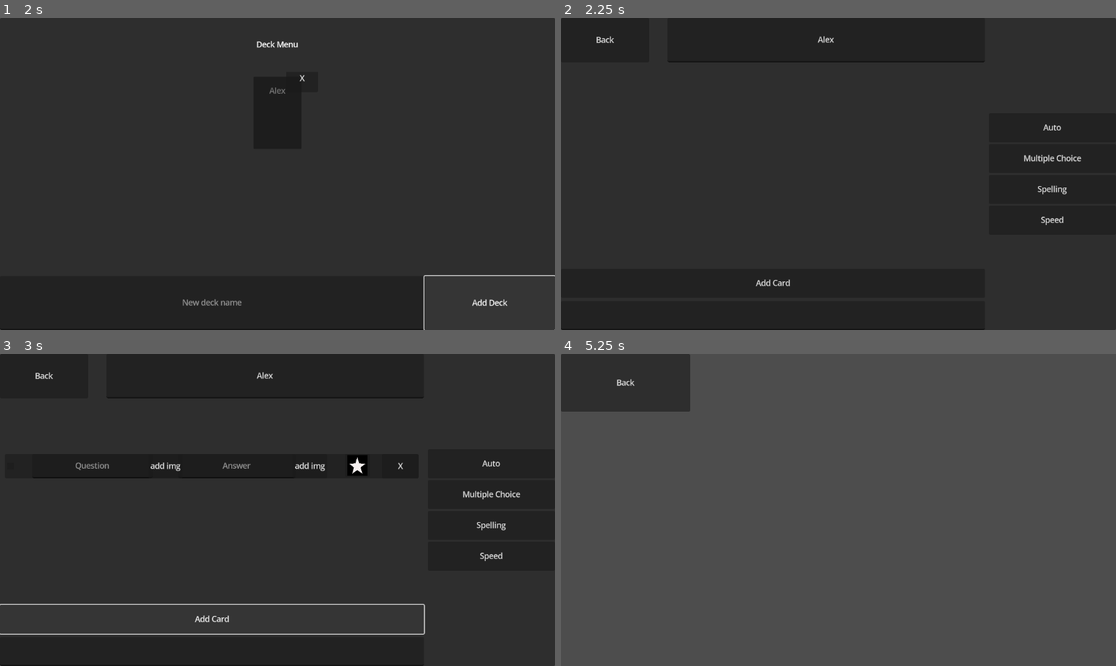
Above: before the commit, frames 1-4 (two rows, left to right).
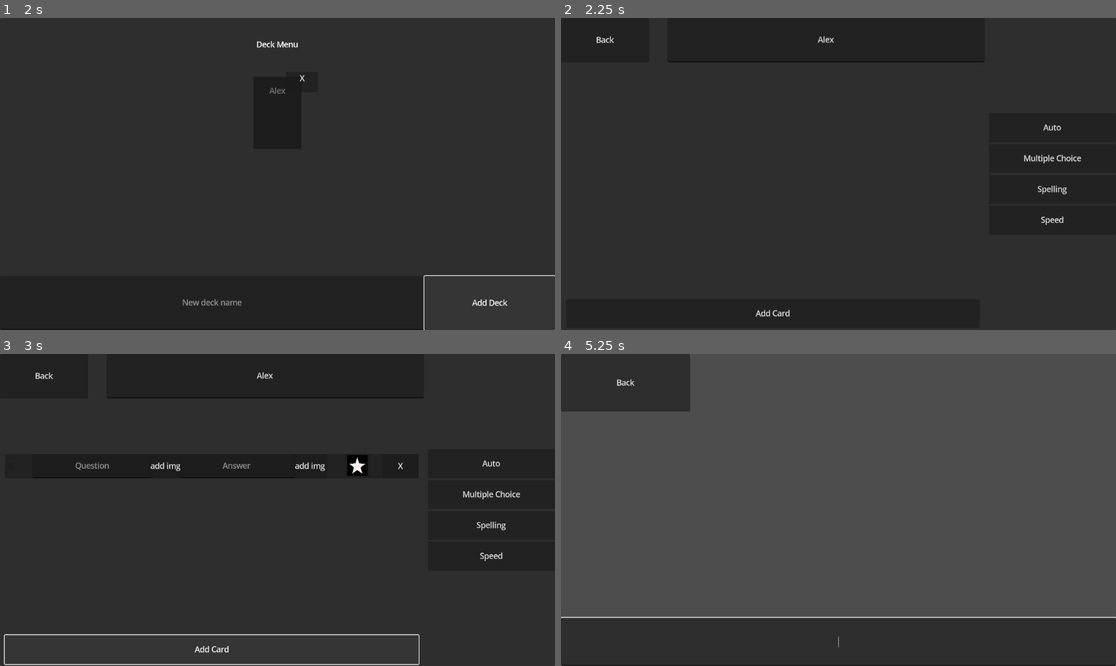
Above: after the commit, the same moments.

Repository: AndrewKostiv/Photon-Project
Game: Godot game, scene res://Pages/DeckMenu/Deck Menu.tscn
Same seed, same stepped clock (60 frames per second), same inputs: the game is played once before the commit and once after it.
Inputs (mouse positions are in pixels of both pictures, inside the frame that each line leads up to):
- Up to frame 1 (2 s): click (210, 301) at 0.52 s; type "Alex" at 0.6 s; click "Add Deck" at 1.25 s
- Up to frame 2 (2.25 s): click (838, 111) at 2 s
- Up to frame 3 (3 s): click "Add Card" at 2.75 s
- Up to frame 4 (5.25 s): click (655, 466) at 3.52 s; type "12" at 3.6 s; click (799, 466) at 3.75 s; type "12" at 3.83 s; click (916, 466) at 4.25 s; click "Auto" at 5 s

Frame 1 is identical in both runs. In frame 2, 0.3% of the frame differs, in the area x 0-77%, y 83-100%; in frame 3, 1.6%; in frame 4, 16%, in the area x 0-100%, y 84-100%.

Commit message:
MC and Spelling modes are now functional

Diff:
--- a/Display Cards/Card Display/card_display.gd
+++ b/Display Cards/Card Display/card_display.gd
@@ -24,10 +24,12 @@
 func _on_favor_pressed() -> void:
 	card.isFavored = !card.isFavored
 	favor.icon = FILLED_STAR if card.isFavored else EMPTY_STAR
-	print_debug("Test")
+	Data.saveData()
 
 func _on_question_text_changed(new_text: String) -> void:
 	card.question = new_text
+	Data.saveData()
 
 func _on_answer_text_changed(new_text: String) -> void:
 	card.answer = new_text
+	Data.saveData()
--- a/Globals/Class Objects/Card.gd
+++ b/Globals/Class Objects/Card.gd
@@ -2,33 +2,51 @@
 class_name Card
 
 const DEFAULT_TITLE: String = "Untitled Card"
+const MAX_ARRAY_SIZE:int = 3
+const MAX_ACCURACY: float = 100
+const MIN_ACCURACY: float = 0
+const MAX_TIME: float = 60
+const MIN_TIME: float = 0
 @export var title: String = DEFAULT_TITLE
 @export var question: String = ""
 @export var answer: String = ""
 @export var isFavored: bool = false
-@export var accuracyArr: Array[float] = []
-@export var timeArr: Array[float] = []
+@export var accuracyArray: Array[float] = []
+@export var timeArray: Array[float] = []
+
+## Returns new Card object
+func _init(newTitle:String = DEFAULT_TITLE, newQuestion:String = "", newAnswer:String = "", newIsFavored:bool = false, newAccuracyArr:Array[float] = [], newTimeArr:Array[float] = []) -> void:
+	title = newTitle
+	question = newQuestion
+	answer = newAnswer
+	isFavored = newIsFavored
+	accuracyArray = newAccuracyArr
+	timeArray = newTimeArr
 
 func getAverageAccuracy() -> float:
-	if (accuracyArr.size() == 0): return -1
-	else: return accuracyArr.reduce(func(total, next): return total + next) / accuracyArr.size()
-	#var result: float = accuracyArr.reduce(func(total, next): return total + next) / accuracyArr.size()
+	if (accuracyArray.is_empty()): return -1
+	else: return accuracyArray.reduce(func(total, next): return total + next) / MAX_ARRAY_SIZE
+	#var result: float = accuracyArray.reduce(func(total, next): return total + next) / accuracyArray.size()
 	#return result
 
 func getAverageTime() -> float:
-	if (timeArr.size() == 0): return -1
-	else: return timeArr.reduce(func(total, next): return total + next) / timeArr.size()
-	#var result: float = timeArr.reduce(func(total, next): return total + next) / timeArr.size()
+	if (timeArray.is_empty()): return -1
+	else: return timeArray.reduce(func(total, next): return total + next) / MAX_ARRAY_SIZE
+	#var result: float = timeArray.reduce(func(total, next): return total + next) / timeArray.size()
 	#return result
 
 func isKnown() -> bool:
-	return true if getAverageAccuracy() >= 100 else false
+	return true if getAverageAccuracy() >= MAX_ACCURACY else false
 
-## Returns new Card object
-func _init(newTitle:String = DEFAULT_TITLE, newQuestion:String = "", newAnswer:String = "") -> void:
-	title = newTitle
-	question = newQuestion
-	answer = newAnswer
+func onAnswer(newAccuracy:float, newTime:float = -1):
+	# add accuracy and time
+	accuracyArray.append(clamp(newAccuracy, MIN_ACCURACY, MAX_ACCURACY))
+	if newTime != -1:
+		timeArray.append(clamp(newTime, MIN_TIME, MAX_TIME)) # don't add time if the answer was wrong (denoted as -1)
+
+	# shrink arrays if needed
+	while accuracyArray.size() > MAX_ARRAY_SIZE: accuracyArray.pop_front()
+	while timeArray.size() > MAX_ARRAY_SIZE: timeArray.pop_front()
 
 ## Returns all class data as a Dictionary
 ## [br][br]
@@ -41,4 +59,11 @@
 func getData() -> Dictionary:
 	#var data: Dictionary = {"title": title, "question": question, "answer": answer }
 	#return data
-	return {"title": title, "question": question, "answer": answer }
+	return {
+		"title": title,
+		"question": question,
+		"answer": answer,
+		"accuracyArray": accuracyArray,
+		"timeArray": timeArray,
+		"isFavored": isFavored,
+		}
--- a/Globals/Class Objects/Deck.gd
+++ b/Globals/Class Objects/Deck.gd
@@ -13,18 +13,46 @@
 	title = newTitle
 	cards = newCards
 
-## Returns all class data as a Dictionary
-## [br][br]
-## Returns {"title": title:String, "cards": cards:Array[lb]Card[rb]}
-## [br][br]
-## [b]Example Output:[/b]
-## [codeblock]
-## {"title": title, "cards": [...]}
-## [/codeblock]
-func getData() -> Dictionary:
-	var data: Dictionary = { "title": title, "cards": [] }
-	for card:Card in cards: data.cards.append(card.getData())
-	return data
+func getCard():
+	if window.is_empty(): _makeWindow()
+	return window.pop_front()
+
+func _makeWindow() -> void:
+	window.clear()
+	window.append_array(getWindow())
+
+func getWindow() -> Array[Card]:
+	var newWindow: Array[Card] = []
+	var unknownCards: Array[Card] = cards.filter(func(a:Card): return !a.isKnown())
+	var knownCards: Array[Card] = cards.filter(func(a:Card): return a.isKnown())
+	#print_debug("unknownCards.size() = ", unknownCards.size(), " knownCards.size() = ", knownCards.size())
+
+	# fill window with unknown cards
+	while newWindow.size() < windowSize and !unknownCards.is_empty():
+		newWindow.append(unknownCards.pop_front())
+
+	# if there are no known cards, theres nothing more to do
+	if knownCards.is_empty():
+		return newWindow
+
+	# add a known card if possible
+	if newWindow.size() == windowSize and !knownCards.is_empty():
+		var i := randi_range(0, newWindow.size() - 1)
+		newWindow.remove_at(i)
+		newWindow.append(knownCards.pick_random())
+		return newWindow
+
+	# Add known cards, the ones with the highest average time go first
+	knownCards.sort_custom(func(a:Card,b:Card): return a.getAverageTime() > b.getAverageTime())
+	while newWindow.size() < windowSize and !knownCards.is_empty():
+		newWindow.append(knownCards.pop_front())
+
+	# Debug info
+	if newWindow.is_empty():
+		printerr("There are no cards")
+	elif  newWindow.size() < windowSize:
+		print_debug("There are not enough cards")
+	return newWindow
 
 ## Adds a new card to the deck
 ## [br]
@@ -39,25 +67,40 @@
 	cards.erase(card)
 	Data.saveData()
 
-func getCard():
-	if window.size() < 1: _makeWindow()
-	return window.pop_front()
+func getAnswerList(questionCard:Card, listSize:int = 4) -> Array[Card]:
+	var answerList:Array[Card] = []
+	var tempWindow: Array[Card] = getWindow()
 
-func _makeWindow() -> void:
-	var notKnownCards: Array[Card] = []
-	var knownCards: Array[Card] = []
-	for card:Card in cards:
-		if card.isKnown(): knownCards.append(card)
-		else: notKnownCards.append(card)
-	notKnownCards.sort_custom(func(a:Card,b:Card):
-		if (a.getAverageAccuracy() == -1) && (b.getAverageAccuracy() != 0): return true
-		return a.getAverageAccuracy() > b.getAverageAccuracy() )
-	knownCards.sort_custom(func(a:Card,b:Card):
-		if (a.getAverageTime() == -1) && (b.getAverageTime() != -1): return true
-		return a.getAverageTime() > b.getAverageTime() )
-	for card:Card in notKnownCards:
-		if window.size() >= windowSize: return
-		else: window.append(card)
-	for card:Card in knownCards:
-		if window.size() >= windowSize: return
-		else: window.append(card)
+	# ensure the correct answer is always there
+	answerList.append(questionCard)
+
+	# add cards that are not the answer
+	tempWindow.erase(questionCard)
+	for card: Card in tempWindow:
+		if answerList.size() == listSize: break
+		answerList.append(card)
+
+	# add duplicates of existing cards until answerList is big enough
+	if answerList.size() < listSize:
+		tempWindow.append(questionCard)
+		tempWindow.shuffle()
+		for card:Card in tempWindow:
+			if answerList.size() == listSize: break
+			answerList.append(card)
+
+	# return shuffled answerList
+	answerList.shuffle()
+	return answerList
+
+## Returns all class data as a Dictionary
+## [br][br]
+## Returns {"title": title:String, "cards": cards:Array[lb]Card[rb]}
+## [br][br]
+## [b]Example Output:[/b]
+## [codeblock]
+## {"title": title, "cards": [...]}
+## [/codeblock]
+func getData() -> Dictionary:
+	var data: Dictionary = { "title": title, "cards": [] }
+	for card:Card in cards: data.cards.append(card.getData())
+	return data
--- a/Globals/Data.gd
+++ b/Globals/Data.gd
@@ -4,6 +4,7 @@
 const SAVE_FILE_PATH: String = "user://StudyToolSave.save"
 var decks: Array[Deck] = []
 var selectedDeck: Deck
+var activeCards: Array[Card] = []
 enum Mode {
 	AUTO,
 	MULTIPLECHOICE,
@@ -55,7 +56,23 @@
 
 func _getCards(cardsArray:Array) -> Array[Card]: # Only for loadData
 	var result: Array[Card] = []
-	for card: Dictionary in cardsArray: result.append(Card.new(card.title, card.question, card.answer))
+
+
+	for card: Dictionary in cardsArray:
+		var accuracy: Array[float] = []
+		var times: Array[float] = []
+
+		accuracy.assign(card.get("accuracyArray", []))
+		times.assign(card.get("timeArray", []))
+
+		result.append(Card.new(
+			card.title,
+			card.question,
+			card.answer,
+			card.get("isFavored", false),
+			accuracy,
+			times
+		))
 	return result
 
 #endregion
--- a/Globals/SceneManager.gd
+++ b/Globals/SceneManager.gd
@@ -24,5 +24,6 @@
 
 ## Change root scene
 func changeSceneTo(newScene: PackedScene):
+	Data.saveData()
 	if newScene: get_tree().change_scene_to_packed(newScene)
 	else: printerr("Failed to change scene")
--- a/Pages/Data Editors/Deck Editor/deck_editor.gd
+++ b/Pages/Data Editors/Deck Editor/deck_editor.gd
@@ -3,9 +3,7 @@
 
 @onready var title_label: LineEdit = %TitleLabel
 @onready var cards_container: VBoxContainer = %CardsContainer
-@onready var add_card_input: LineEdit = %AddCardInput
 @onready var deck:Deck = Data.selectedDeck
-
 
 func _ready() -> void:
 	if !deck:
@@ -33,10 +31,12 @@
 func _on_add_card_pressed() -> void:
 	deck.addCard()
 	reDrawCards()
-
+	%ScrollContainer.scroll_vertical += 99999
 func _on_title_label_text_changed(new_text: String) -> void:
 	deck.title = new_text
 	Data.saveData()
+
+#region Select study mode buttons
 
 func _on_auto_pressed() -> void:
 	Data.selectedDeck = deck
@@ -57,7 +57,9 @@
 	Data.selectedDeck = deck
 	Data.selectedStudyMode = Data.Mode.SPEED
 	SceneManager.changeSceneTo(SceneManager.STUDY_MODE)
+#endregion
 
 func _on_back_pressed() -> void:
+	Data.saveData()
 	Data.selectedDeck = null
 	SceneManager.changeSceneTo(SceneManager.DECK_MENU)
--- a/Pages/Data Editors/Deck Editor/deck_editor.tscn
+++ b/Pages/Data Editors/Deck Editor/deck_editor.tscn
@@ -43,13 +43,15 @@
 metadata/_edit_use_anchors_ = true
 
 [node name="ScrollContainer" type="ScrollContainer" parent="Editor"]
+unique_name_in_owner = true
 layout_mode = 1
 anchors_preset = -1
 anchor_top = 0.305556
 anchor_right = 1.00036
-anchor_bottom = 0.788852
+anchor_bottom = 0.901507
 offset_right = -0.319946
 offset_bottom = -0.175964
+horizontal_scroll_mode = 0
 metadata/_edit_use_anchors_ = true
 
 [node name="MarginContainer" type="MarginContainer" parent="Editor/ScrollContainer"]
@@ -75,26 +77,14 @@
 custom_minimum_size = Vector2(0, 60)
 layout_mode = 1
 anchors_preset = -1
-anchor_top = 0.804012
-anchor_right = 0.999455
-anchor_bottom = 0.896543
+anchor_left = 0.0113636
+anchor_top = 0.901235
+anchor_right = 0.986954
+anchor_bottom = 0.993765
 offset_right = 0.47998
 offset_bottom = 0.039978
 text = "Add Card
 "
-metadata/_edit_use_anchors_ = true
-
-[node name="AddCardInput" type="LineEdit" parent="Editor"]
-unique_name_in_owner = true
-custom_minimum_size = Vector2(0, 60)
-layout_mode = 1
-anchors_preset = -1
-anchor_top = 0.907218
-anchor_right = 1.0
-anchor_bottom = 1.0
-offset_top = 0.12262
-grow_horizontal = 2
-grow_vertical = 0
 metadata/_edit_use_anchors_ = true
 
 [node name="Study Modes" type="Control" parent="."]
--- a/Pages/Study Modes/Auto/Auto.tscn
+++ b/Pages/Study Modes/Auto/Auto.tscn
@@ -21,4 +21,18 @@
 text = "Back"
 metadata/_edit_use_anchors_ = true
 
+[node name="UserInput" type="LineEdit" parent="."]
+unique_name_in_owner = true
+layout_mode = 1
+anchors_preset = -1
+anchor_top = 0.845679
+anchor_right = 1.0
+anchor_bottom = 1.0
+grow_horizontal = 2
+grow_vertical = 2
+alignment = 1
+keep_editing_on_text_submit = true
+metadata/_edit_use_anchors_ = true
+
 [connection signal="pressed" from="back" to="." method="_on_back_pressed"]
+[connection signal="text_submitted" from="UserInput" to="." method="_on_user_input_text_submitted"]
--- a/Pages/Study Modes/Auto/auto.gd
+++ b/Pages/Study Modes/Auto/auto.gd
@@ -1,10 +1,14 @@
 extends Control
 
+signal newAnswer(userAnswer:String)
 
 # Called when the node enters the scene tree for the first time.
 func _ready() -> void:
-	pass # Replace with function body.
-
+	%UserInput.edit()
 
 func _on_back_pressed() -> void:
 	SceneManager.changeSceneTo(SceneManager.DECK_EDITOR)
+
+func _on_user_input_text_submitted(new_text: String) -> void:
+	newAnswer.emit(new_text)
+	%UserInput.text = ""
--- a/Pages/Study Modes/Multiple Choice/Multiple Choice.tscn
+++ b/Pages/Study Modes/Multiple Choice/Multiple Choice.tscn
@@ -94,6 +94,7 @@
 grow_horizontal = 2
 grow_vertical = 0
 alignment = 1
+keep_editing_on_text_submit = true
 
 [node name="Back" type="Button" parent="."]
 layout_mode = 0
@@ -103,5 +104,10 @@
 offset_bottom = -0.183998
 text = "Back"
 
+[node name="Timer" type="Timer" parent="."]
+wait_time = 0.1
+autostart = true
+
 [connection signal="text_submitted" from="UserInput" to="." method="_on_user_input_text_submitted"]
 [connection signal="pressed" from="Back" to="." method="_on_back_pressed"]
+[connection signal="timeout" from="Timer" to="." method="_on_timer_timeout"]
--- a/Pages/Study Modes/Multiple Choice/multiple_choice.gd
+++ b/Pages/Study Modes/Multiple Choice/multiple_choice.gd
@@ -1,6 +1,6 @@
 extends Control
 
-signal newAnswer(userAnswer:String)
+signal newAnswer(userAnswer:String, time:float)
 
 @onready var question_lbl: Label = %question
 @onready var answer_lbl_1: Label = %"Answer 1"
@@ -9,17 +9,25 @@
 @onready var answer_lbl_4: Label = %"Answer 4"
 @onready var user_input: LineEdit = %UserInput
 
+var trueAnswerCard: Card
+var elapsedTime: float = 0.0
 
-func setData(question:Card, answers:Array[Card]) -> void:
-	question_lbl.text = question.question
-	answer_lbl_1.text = answers[0].answer
-	answer_lbl_2.text = answers[1].answer
-	answer_lbl_3.text = answers[2].answer
-	answer_lbl_4.text = answers[3].answer
+func _ready() -> void:
+	%UserInput.edit()
+	var activeCard = Data.activeCards[0]
+	question_lbl.text = activeCard.question
+	var answerList: Array[Card] = Data.selectedDeck.getAnswerList(Data.activeCards[0])
+	answer_lbl_1.text = answerList[0].answer
+	answer_lbl_2.text = answerList[1].answer
+	answer_lbl_3.text = answerList[2].answer
+	answer_lbl_4.text = answerList[3].answer
 
 func _on_user_input_text_submitted(new_text: String) -> void:
-	newAnswer.emit(new_text)
-
+	newAnswer.emit(new_text, elapsedTime)
+	user_input.text = ""
 
 func _on_back_pressed() -> void:
 	SceneManager.changeSceneTo(SceneManager.DECK_EDITOR)
+
+func _on_timer_timeout() -> void:
+	elapsedTime += $Timer.wait_time
--- a/Pages/Study Modes/Speed/Speed.tscn
+++ b/Pages/Study Modes/Speed/Speed.tscn
@@ -20,4 +20,18 @@
 offset_bottom = 0.0879974
 text = "Back"
 
+[node name="UserInput" type="LineEdit" parent="."]
+unique_name_in_owner = true
+layout_mode = 1
+anchors_preset = -1
+anchor_top = 0.854938
+anchor_right = 1.0
+anchor_bottom = 1.0
+grow_horizontal = 2
+grow_vertical = 2
+alignment = 1
+keep_editing_on_text_submit = true
+metadata/_edit_use_anchors_ = true
+
 [connection signal="pressed" from="back" to="." method="_on_back_pressed"]
+[connection signal="text_submitted" from="UserInput" to="." method="_on_user_input_text_submitted"]
--- a/Pages/Study Modes/Speed/speed.gd
+++ b/Pages/Study Modes/Speed/speed.gd
@@ -1,10 +1,13 @@
 extends Control
 
+signal newAnswer(userAnswer:String)
 
-# Called when the node enters the scene tree for the first time.
 func _ready() -> void:
-	pass # Replace with function body.
-
+	%UserInput.edit()
 
 func _on_back_pressed() -> void:
 	SceneManager.changeSceneTo(SceneManager.DECK_EDITOR)
+
+func _on_user_input_text_submitted(new_text: String) -> void:
+	newAnswer.emit(new_text)
+	%UserInput.text = ""
--- a/Pages/Study Modes/Spelling/Spelling.tscn
+++ b/Pages/Study Modes/Spelling/Spelling.tscn
@@ -1,6 +1,7 @@
-[gd_scene load_steps=2 format=3 uid="uid://dnt7ghfomt417"]
+[gd_scene load_steps=3 format=3 uid="uid://dnt7ghfomt417"]
 
 [ext_resource type="Script" uid="uid://ciwdevxscdweg" path="res://Pages/Study Modes/Spelling/spelling.gd" id="1_y03x1"]
+[ext_resource type="Theme" uid="uid://fj77lrsslm3v" path="res://Themes/LableTheme.tres" id="2_kmpa0"]
 
 [node name="Spelling" type="Control"]
 layout_mode = 3
@@ -21,4 +22,35 @@
 text = "Back
 "
 
+[node name="UserInput" type="LineEdit" parent="."]
+unique_name_in_owner = true
+layout_mode = 1
+anchors_preset = -1
+anchor_top = 0.873457
+anchor_right = 1.0
+anchor_bottom = 1.0
+grow_horizontal = 2
+grow_vertical = 2
+alignment = 1
+keep_editing_on_text_submit = true
+metadata/_edit_use_anchors_ = true
+
+[node name="question" type="Label" parent="."]
+unique_name_in_owner = true
+layout_mode = 1
+anchors_preset = -1
+anchor_left = 0.206597
+anchor_top = 0.160494
+anchor_right = 0.799563
+anchor_bottom = 0.451914
+offset_right = -0.0960083
+offset_bottom = 0.159988
+theme = ExtResource("2_kmpa0")
+text = "Question"
+horizontal_alignment = 1
+vertical_alignment = 1
+autowrap_mode = 3
+metadata/_edit_use_anchors_ = true
+
 [connection signal="pressed" from="Button" to="." method="_on_button_pressed"]
+[connection signal="text_submitted" from="UserInput" to="." method="_on_user_input_text_submitted"]
--- a/Pages/Study Modes/Spelling/spelling.gd
+++ b/Pages/Study Modes/Spelling/spelling.gd
@@ -1,9 +1,14 @@
 extends Control
 
+signal newAnswer(userAnswer:String)
 
-# Called when the node enters the scene tree for the first time.
 func _ready() -> void:
-	pass # Replace with function body.
+	%UserInput.edit()
+	%question.text = Data.activeCards[0].question
 
 func _on_button_pressed() -> void:
 	SceneManager.changeSceneTo(SceneManager.DECK_EDITOR)
+
+func _on_user_input_text_submitted(new_text: String) -> void:
+	newAnswer.emit(new_text)
+	%UserInput.text = ""
--- a/Pages/Study Modes/study_mode.gd
+++ b/Pages/Study Modes/study_mode.gd
@@ -1,38 +1,75 @@
 extends Control
 
-@onready var deck: Deck = Data.selectedDeck
-@onready var activeMode = Data.selectedStudyMode
 
 func _ready() -> void:
-	match activeMode:
-		Data.Mode.AUTO: startAuto()
-		Data.Mode.MULTIPLECHOICE: startMultipleChoice()
-		Data.Mode.SPELLING: startSpelling()
-		Data.Mode.SPEED: startSpeed()
-		#_: SceneManager.changeSceneTo(SceneManager.DECK_EDITOR)
+	nextQuestion()
 
-func startAuto() -> void:
+func nextQuestion():
+	match Data.selectedStudyMode:
+			Data.Mode.AUTO: setupAuto()
+			Data.Mode.MULTIPLECHOICE: setupMultipleChoice()
+			Data.Mode.SPELLING: setupSpelling()
+			Data.Mode.SPEED: setupSpeed()
+			_:
+				printerr("No study mode selected")
+				SceneManager.changeSceneTo(SceneManager.DECK_EDITOR)
+
+#region Setups
+
+func setupAuto() -> void:
+	clearMode()
 	var auto = SceneManager.AUTO.instantiate()
 	add_child(auto)
 	#TODO: Connect signals
 
-func startMultipleChoice() -> void:
+func setupMultipleChoice() -> void:
+	clearMode()
+	# Mannage questions
+	Data.activeCards.clear()
+	Data.activeCards.append(Data.selectedDeck.getCard())
+	# Add MC mode
 	var MC = SceneManager.MULTIPLE_CHOICE.instantiate()
 	add_child(MC)
 	MC.newAnswer.connect(onAnswer)
+	#MC.setData(nextQuestionCard, Data.selectedDeck.getAnswerList(nextQuestionCard))
 
-func startSpelling() -> void:
+func setupSpelling() -> void:
+	clearMode()
+	# Mannage questions
+	Data.activeCards.clear()
+	Data.activeCards.append(Data.selectedDeck.getCard())
+	# Add spelling mode
 	var spelling = SceneManager.SPELLING.instantiate()
 	add_child(spelling)
-	#TODO: Connect signals
+	spelling.newAnswer.connect(onAnswer)
 
-func startSpeed() -> void:
+func setupSpeed() -> void:
+	clearMode()
 	var speed = SceneManager.SPEED.instantiate()
 	add_child(speed)
 	#TODO: Connect signals
 
-func onAnswer(userAnswer:String):
-	print_debug(userAnswer)
+#endregion
+
+func onAnswer(userAnswer:String, newTime:float):
+	match Data.selectedStudyMode:
+		Data.Mode.AUTO : pass
+		Data.Mode.MULTIPLECHOICE, Data.Mode.SPELLING:
+			if userAnswer == Data.activeCards[0].answer:
+				Data.activeCards[0].onAnswer(100, newTime)
+				print_debug(newTime)
+				nextQuestion()
+			else:
+				Data.activeCards[0].onAnswer(0)
+		Data.Mode.SPEED : pass
+		_:
+			printerr("No mode selected")
+			SceneManager.changeSceneTo(SceneManager.DECK_EDITOR)
+	Data.saveData()
 
 func _on_back_pressed() -> void:
 	SceneManager.changeSceneTo(SceneManager.DECK_EDITOR)
+
+func clearMode() -> void:
+	for child in get_children():
+		child.queue_free()
--- a/project.godot
+++ b/project.godot
@@ -20,6 +20,10 @@
 
 SceneManager="*res://Globals/SceneManager.gd"
 Data="*res://Globals/Data.gd"
+
+[display]
+
+window/size/always_on_top=true
 
 [file_customization]
 
